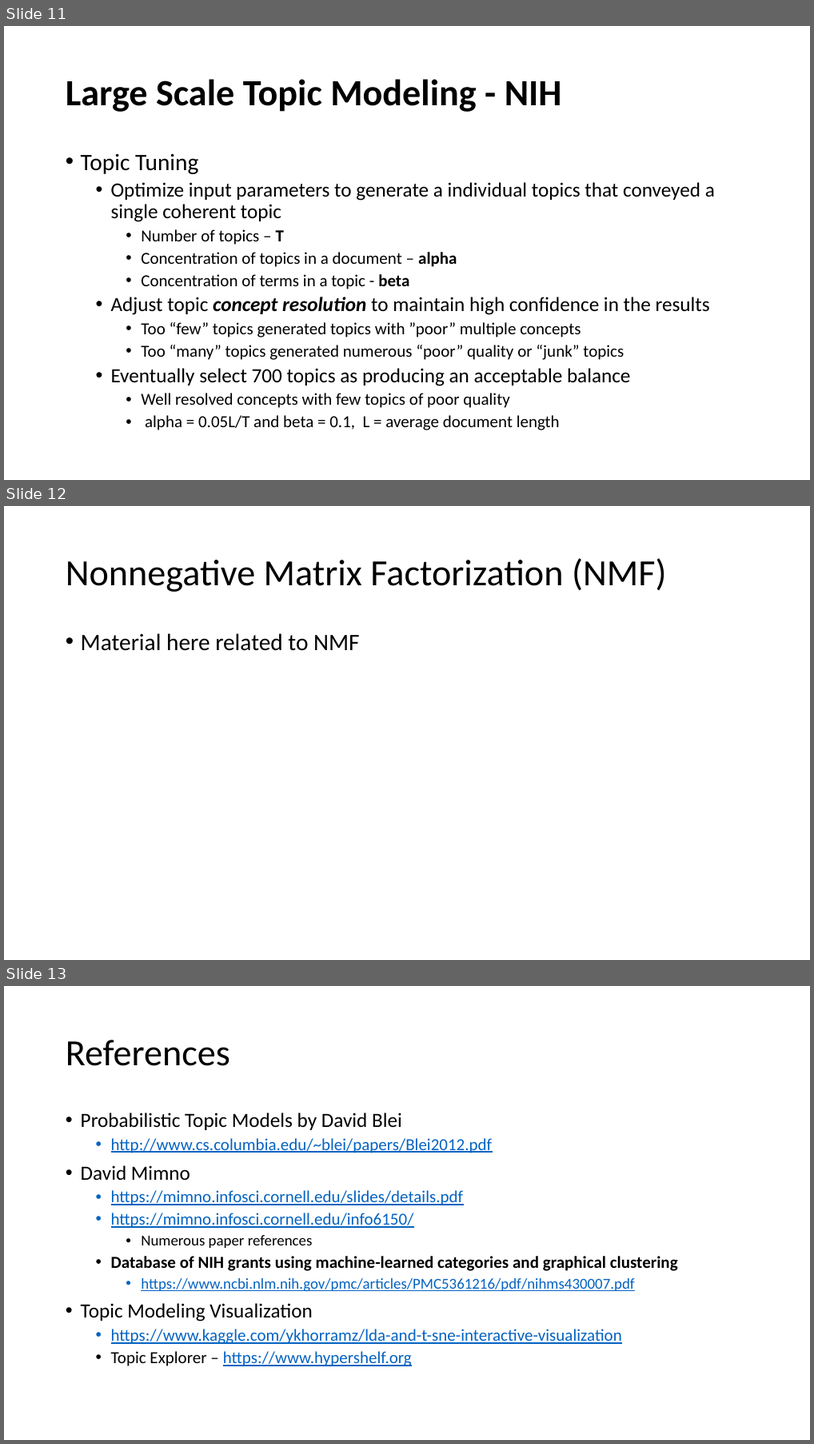
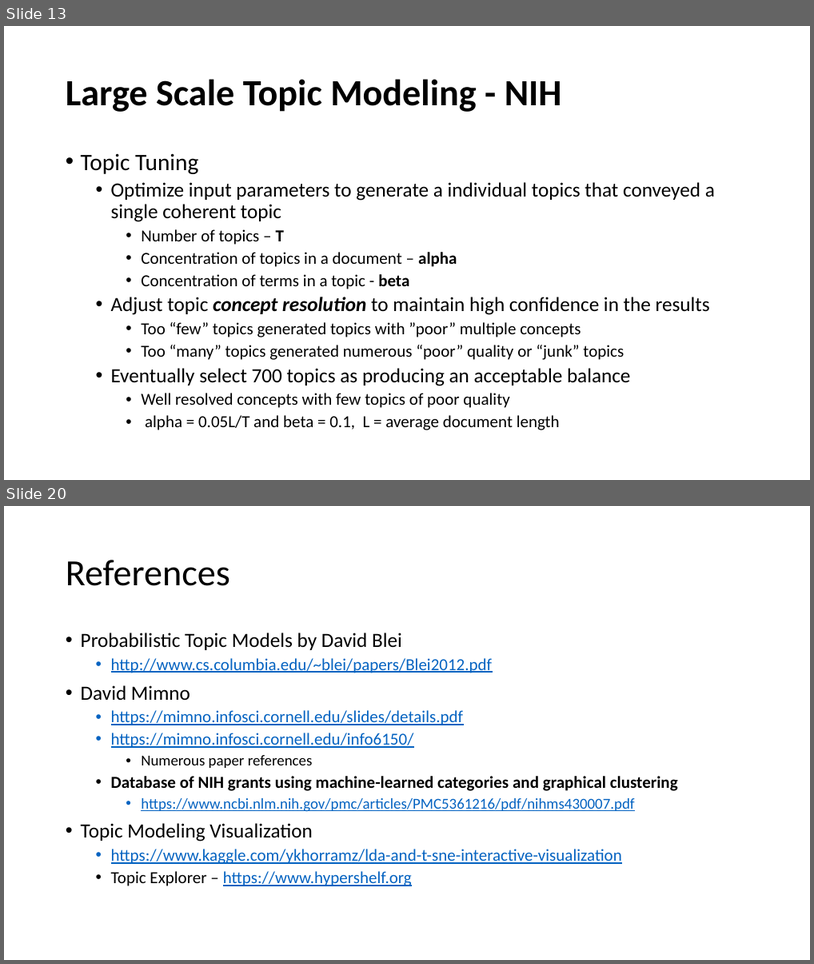
Before and after one commit to ANLY580/lectures, a slide deck: 8-topic-models/ANLY580_Fall2019_TopicModels.pptx. Shown one above the other, each under a label of ours: slides 11, 12 and 13 before the commit, slides 13 and 20 after it; the slides between them are not shown. The pictures are 814x1444 and 814x964 pixels, drawn with LibreOffice and Linux fonts; fonts in the diff are those of the drawing. Boxes give left, top, right and bottom in pixels: in the first picture for what was removed or moved away, otherwise in the second. Text is boxed around its words. In the diff, an @@ line names an element or a change of style, - is before the commit and + after.

```diff
--- a/8-topic-models/ANLY580_Fall2019_TopicModels.pptx
+++ b/8-topic-models/ANLY580_Fall2019_TopicModels.pptx
@@ slide 12 removed at <box>4,506,810,960</box>, background #FFFFFF @@
@@ title removed at <box>66,558,666,592</box> @@
-Nonnegative Matrix Factorization (NMF)
@@ text removed at <box>81,633,360,651</box> @@
-• Material here related to NMF
@@ what was slide 11 is now slide 13 @@
@@ what was slide 13 is now slide 20 @@
```
Also in this commit, not shown: 5 slides changed, 8 slides added, 2 other files.
